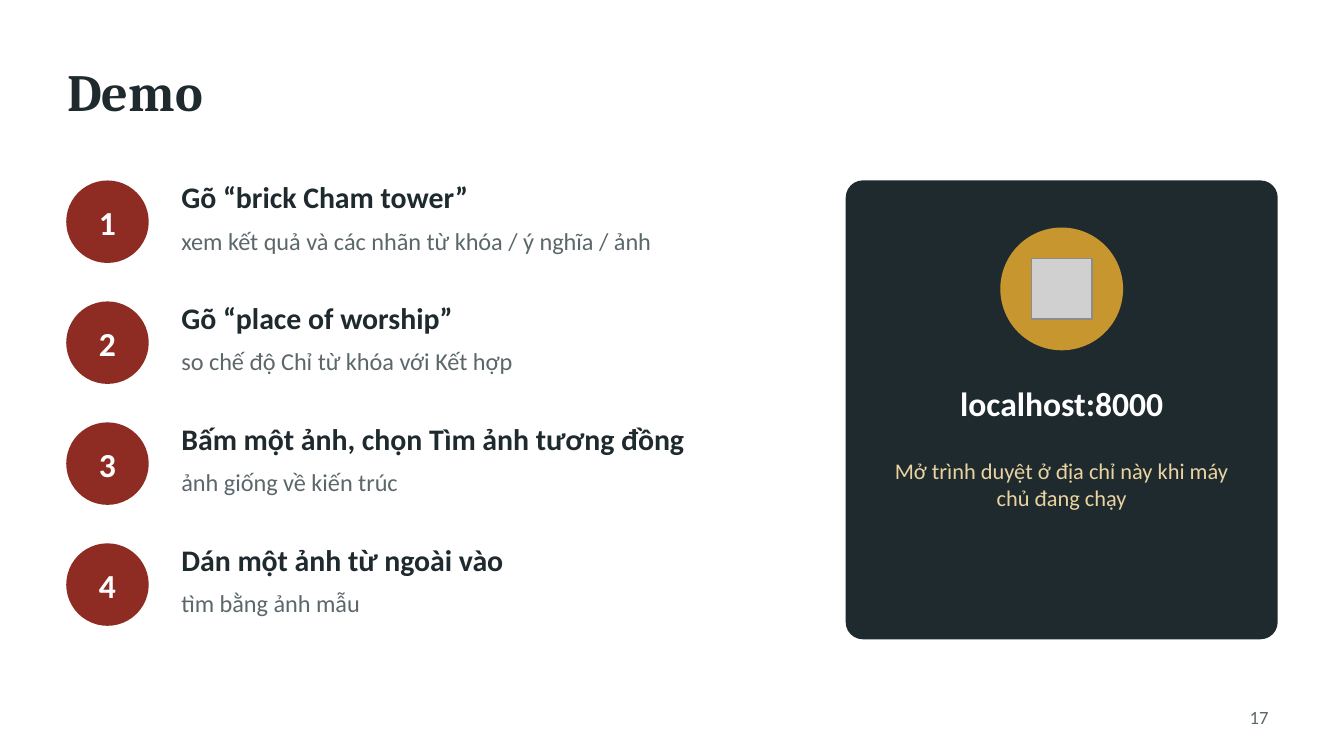
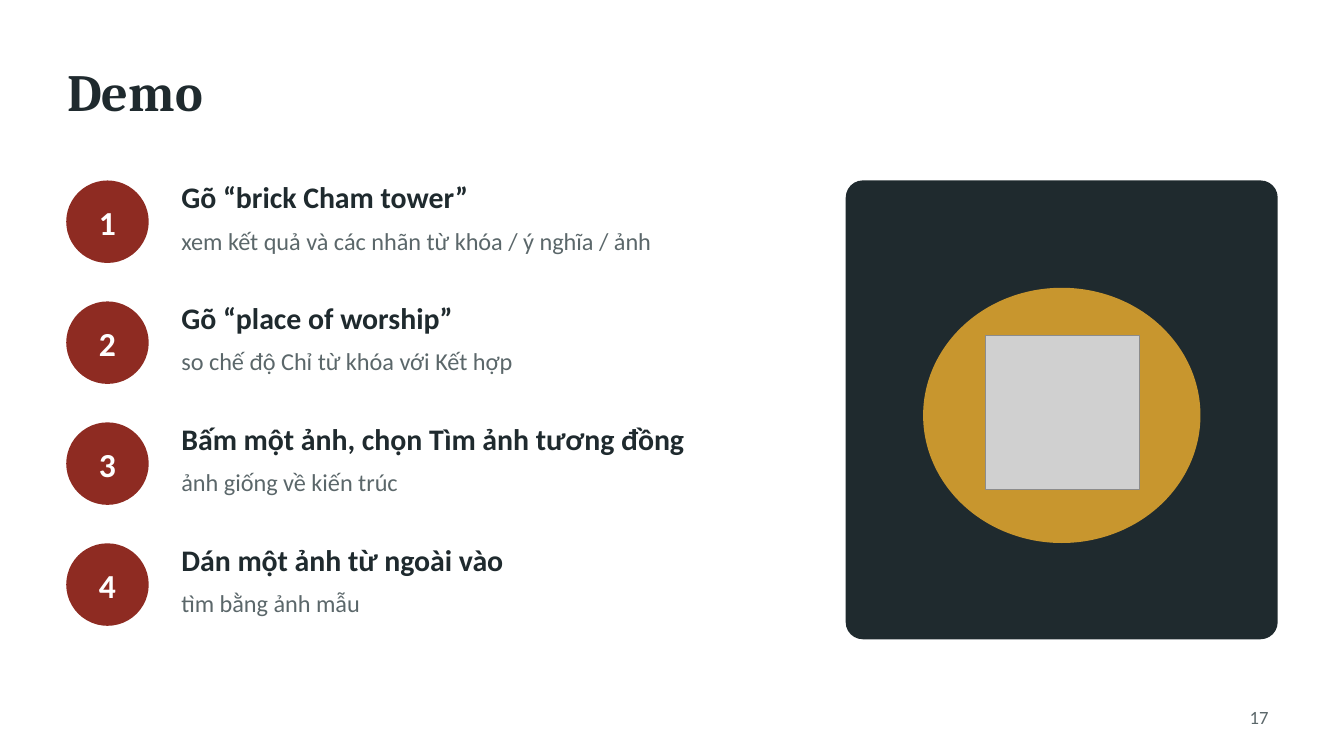
Before and after one commit to DuyLuanVo/KIS-AAI-DM-Master, a slide deck: slide 17 of reports/ThuyetTrinh_KIS_CLIP.pptx. Drawn at 1344x756 pixels with LibreOffice and Linux fonts; fonts in the diff are those of the drawing; grey boxes stand for pictures. Boxes give left, top, right and bottom in pixels: in the first picture for what was removed or moved away, otherwise in the second. Text is boxed around its words. In the diff, an @@ line names an element or a change of style, - is before the commit and + after.

```diff
--- a/reports/ThuyetTrinh_KIS_CLIP.pptx
+++ b/reports/ThuyetTrinh_KIS_CLIP.pptx
@@ ellipse: place and size @@
-ellipse at box(1001, 228, 1122, 349)
+ellipse at box(925, 289, 1200, 543)
@@ picture: place and size @@
-picture at box(1031, 259, 1091, 320)
+picture at box(985, 336, 1140, 491)
@@ text removed at box(960, 392, 1163, 417) @@
-localhost:8000
@@ text removed at box(895, 463, 1228, 510) @@
-Mở trình duyệt ở địa chỉ này khi máy chủ đang chạy
```
Also in this commit, not shown: 5 other slides changed, 1 other file.
